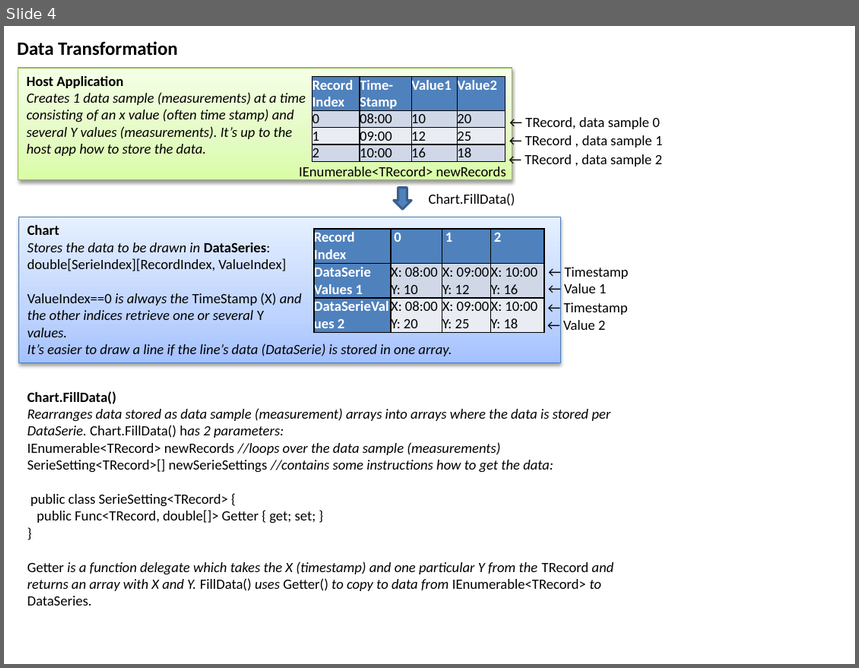
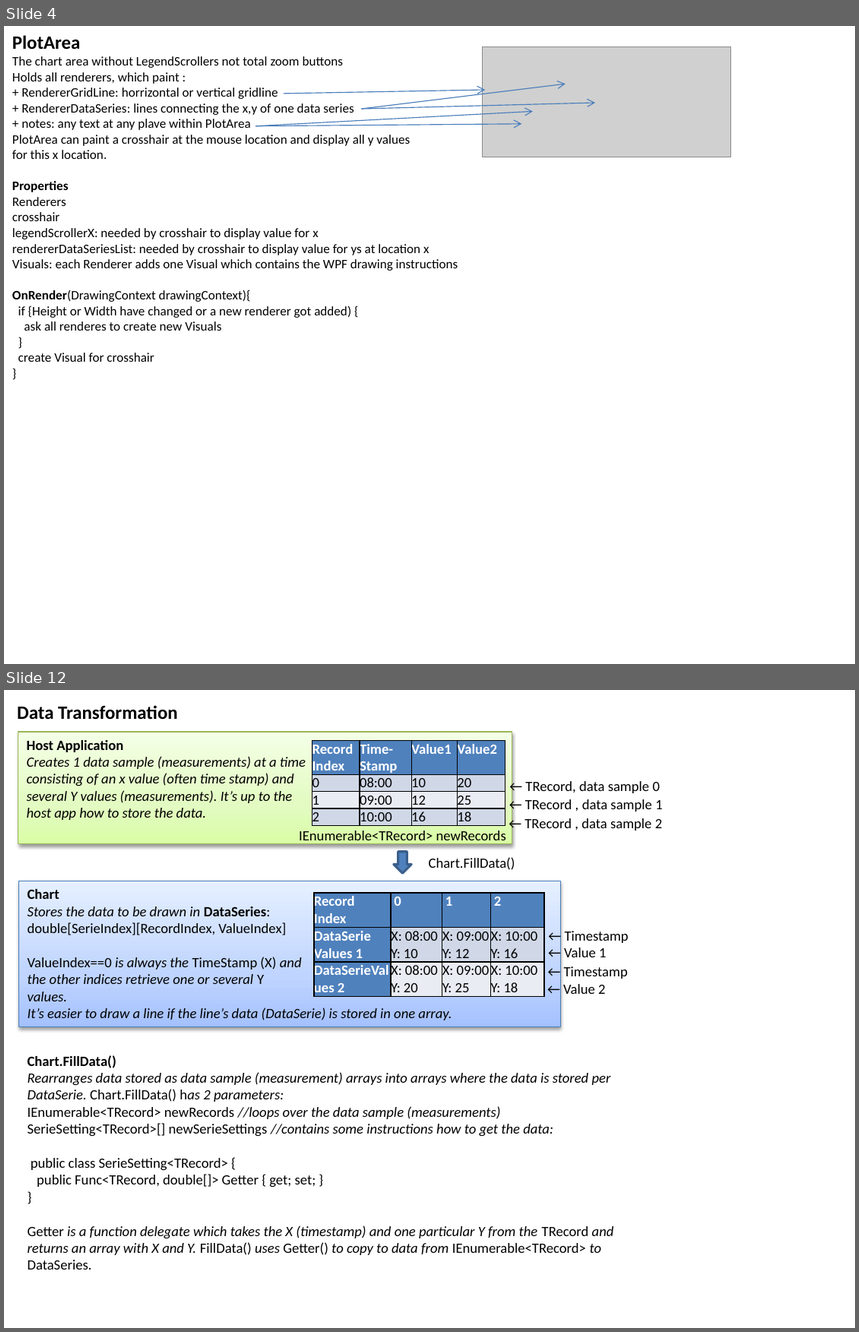
Before and after one commit to PeterHuberSg/XYGraphLib, a slide deck: XYGraphDesign1.pptx. Shown one above the other, each under a label of ours: slide 4 before the commit, slides 4 and 12 after it; the slides between them are not shown. The pictures are 859x668 and 859x1332 pixels, drawn with LibreOffice and Linux fonts; fonts in the diff are those of the drawing; grey boxes stand for pictures. Boxes give left, top, right and bottom in pixels: in the first picture for what was removed or moved away, otherwise in the second. Text is boxed around its words. In the diff, an @@ line names an element or a change of style, - is before the commit and + after.

```diff
--- a/XYGraphDesign1.pptx
+++ b/XYGraphDesign1.pptx
@@ slide 4 added at (4,26,855,664), background #FFFFFF @@
@@ text added at (12,35,458,362), 11 pt, text #000000 @@
+PlotArea
+The chart area without LegendScrollers not total zoom buttons
+Holds all renderers, which paint :
++ RendererGridLine: horrizontal or vertical gridline
++ RendererDataSeries: lines connecting the x,y of one data series
++ notes: any text at any plave within PlotArea
+PlotArea can paint a crosshair at the mouse location and display all y values
+for this x location.
+Properties
+Renderers
+crosshair
+legendScrollerX: needed by crosshair to display value for x
+rendererDataSeriesList: needed by crosshair to display value for ys at location x
+Visuals: each Renderer adds one Visual which contains the WPF drawing instructions
+OnRender(DrawingContext drawingContext){
+if {Height or Width have changed or a new renderer got added) {
+ask all renderes to create new Visuals
+}
+create Visual for crosshair
+}
@@ picture added at (482,47,731,157) @@
@@ arrow added from (283, 93) to (485, 90), #4B7EBC 0.75 pt @@
@@ arrow added from (361, 109) to (566, 84), #4B7EBC 0.75 pt @@
@@ arrow added from (256, 126) to (533, 111), #4B7EBC 0.75 pt @@
@@ arrow added from (361, 109) to (595, 103), #4B7EBC 0.75 pt @@
@@ arrow added from (256, 126) to (522, 124), #4B7EBC 0.75 pt @@
@@ what was slide 4 is now slide 12 @@
```
Also in this commit, not shown: 4 slides changed, 6 other slides added, 9 other files.
